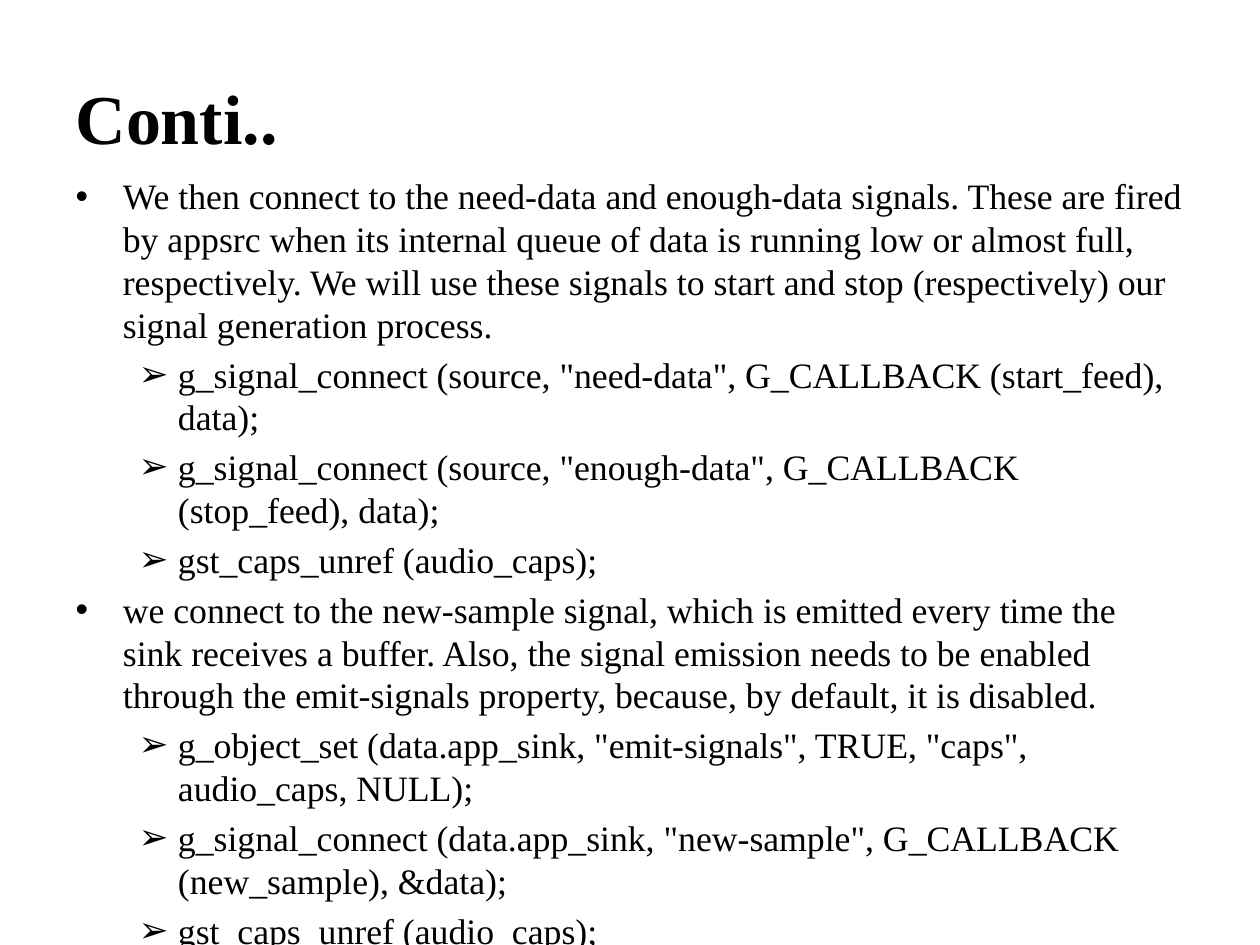
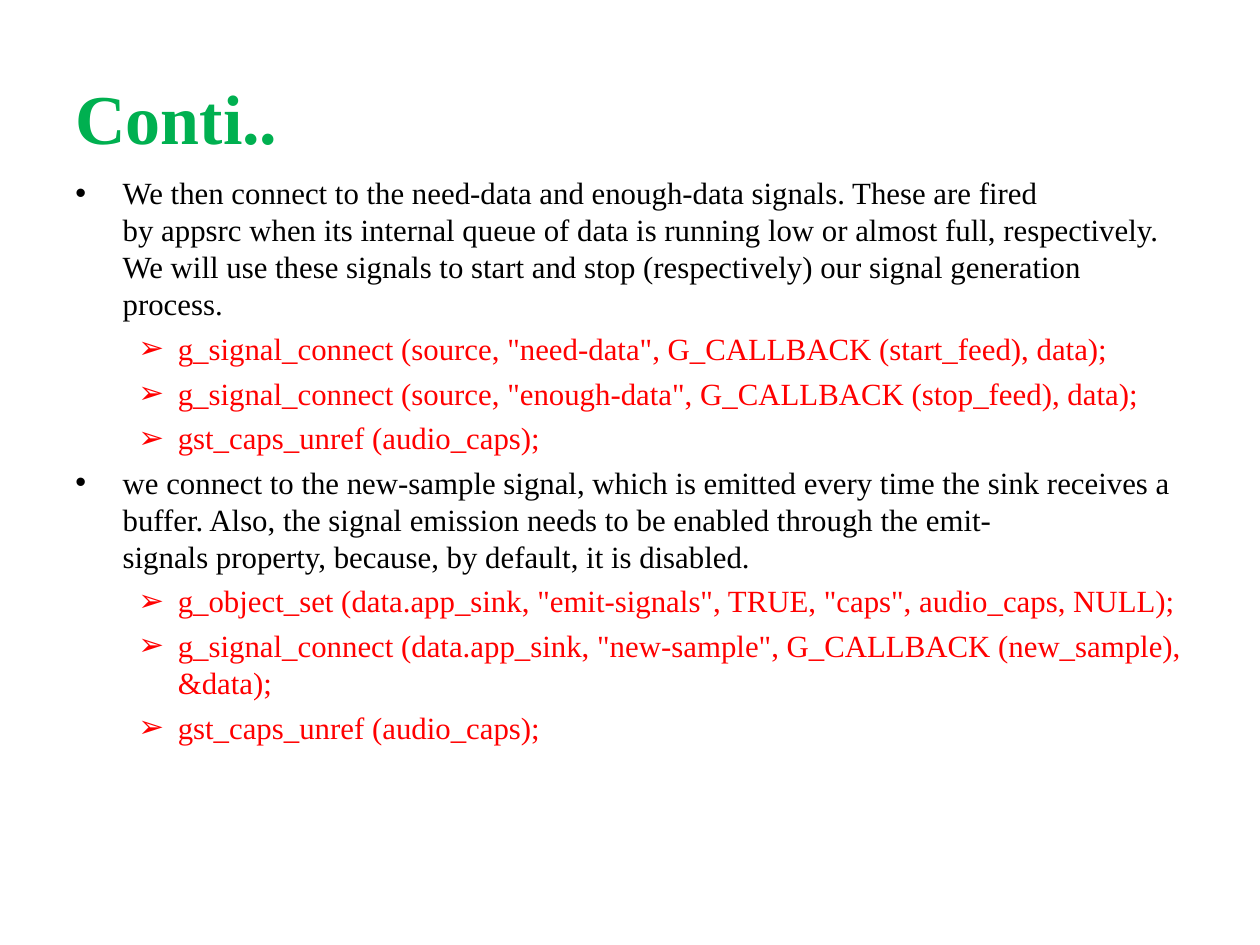
Before and after one commit to shashikala-katthi/TSHtraining, a slide deck: slide 19 of Video/Docs/Gstreamer.pptx (slide 12 before the commit). Drawn at 1260x945 pixels with LibreOffice and Linux fonts; fonts in the diff are those of the drawing. Boxes give left, top, right and bottom in pixels: in the first picture for what was removed or moved away, otherwise in the second. Text is boxed around its words. In the diff, an @@ line names an element or a change of style, - is before the commit and + after.

```diff
--- a/Video/Docs/Gstreamer.pptx
+++ b/Video/Docs/Gstreamer.pptx
@@ text "Conti.." at (75,95,277,145): text colour #000000 to #00B050 @@
@@ text "We then connect to the ..." at (123,182,1180,745): size 20.4 to 17.6 pt; text colour #000000 to #FF0000 in "g_signal_connect (source, "need-data", G_CALLBACK (start_fee ...", "g_signal_connect (source, "enough-data", G_CALLBACK (stop_fe ...", "gst_caps_unref (audio_caps);", "g_object_set (data.app_sink, "emit-signals", TRUE, "caps", a ..." and 2 more places; indent changed @@
```
Also in this commit, not shown: 19 other slides changed, 7 slides added.
